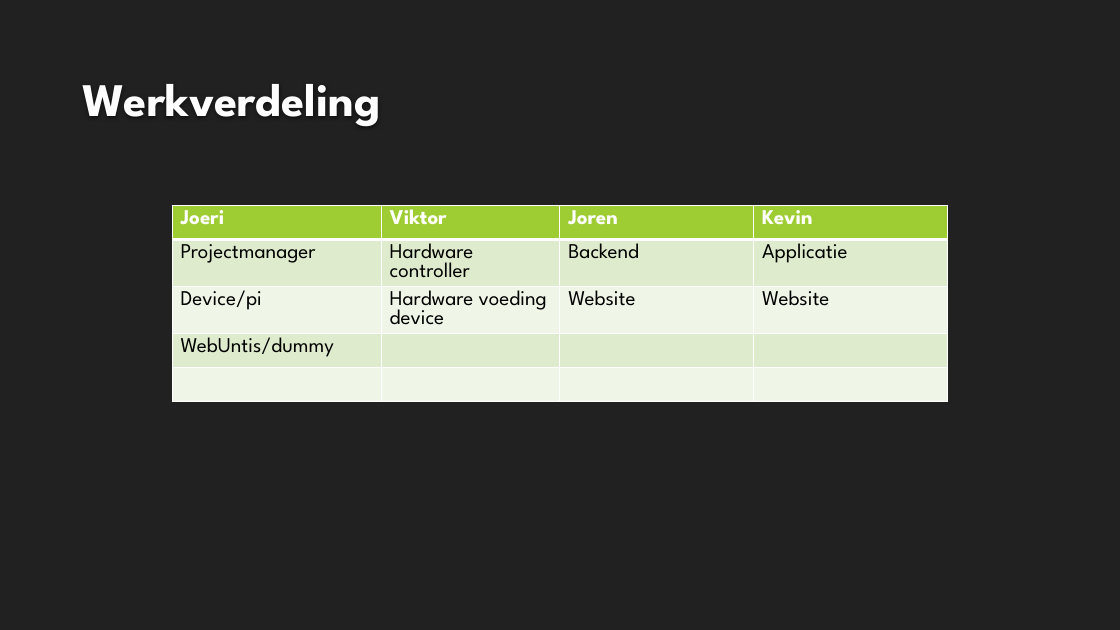
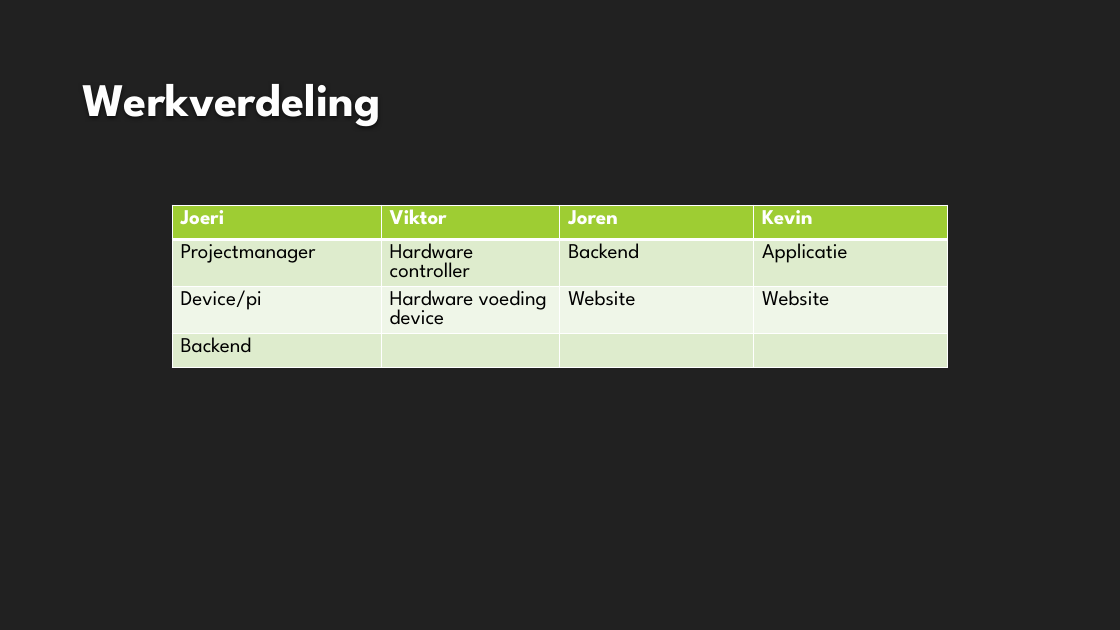
Before and after one commit to KevinD25/BBsnap, a slide deck: slide 3 of doc/Eindpresentaite Januari.pptx. Drawn at 1120x630 pixels with LibreOffice and Linux fonts; fonts in the diff are those of the drawing; background and template pictures are left out. Boxes give left, top, right and bottom in pixels: in the first picture for what was removed or moved away, otherwise in the second. Text is boxed around its words. In the diff, an @@ line names an element or a change of style, - is before the commit and + after.

```diff
--- a/doc/Eindpresentaite Januari.pptx
+++ b/doc/Eindpresentaite Januari.pptx
@@ table at (172,205,949,391) @@
-row 4: WebUntis/dummy |  |  | 
-row 5:  |  |  | 
+row 4: Backend |  |  | 
```
Also in this commit, not shown: 4 other slides changed, 3 slides added, 2 slides removed, 2 other files.
